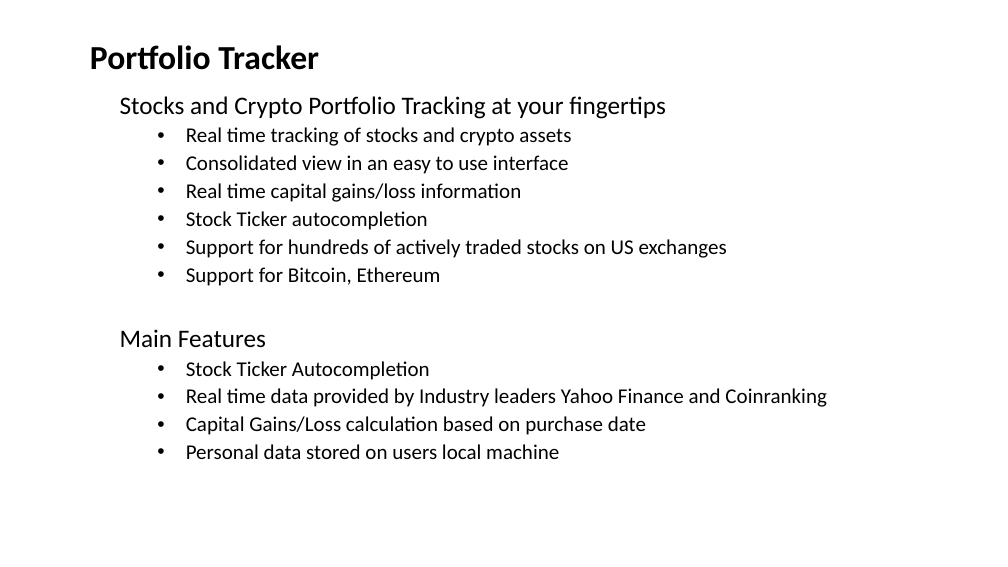
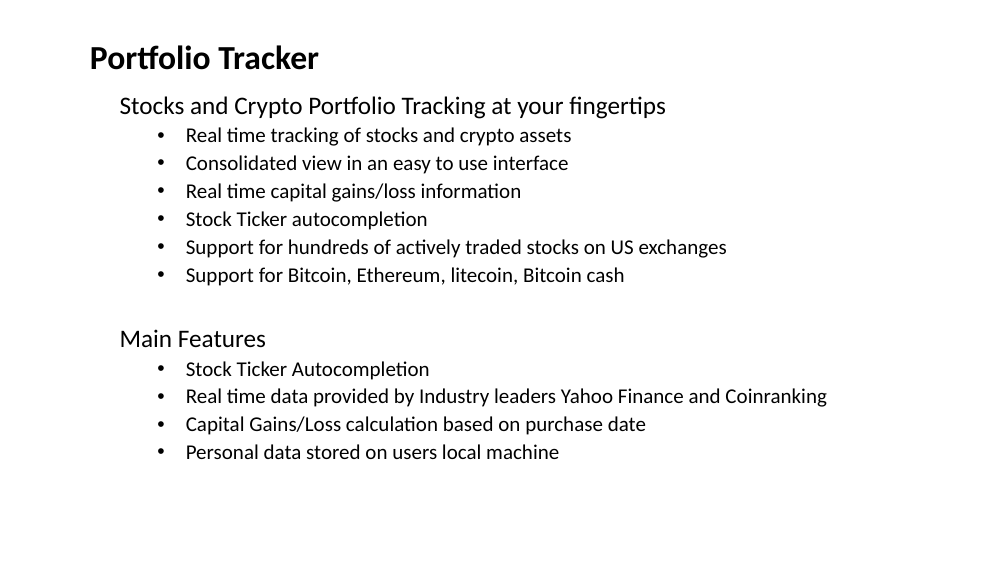
Before and after one commit to srikpv/GTBootCamp_Project1, a slide deck: slide 1 of project1.pptx. Drawn at 1008x567 pixels with LibreOffice and Linux fonts; fonts in the diff are those of the drawing. Boxes give left, top, right and bottom in pixels: in the first picture for what was removed or moved away, otherwise in the second. Text is boxed around its words. In the diff, an @@ line names an element or a change of style, - is before the commit and + after.

```diff
--- a/project1.pptx
+++ b/project1.pptx
@@ subtitle at box(186, 267, 625, 286): text changed @@
-  • Support for Bitcoin, Ethereum
+  • Support for Bitcoin, Ethereum, litecoin, Bitcoin cash
```
Also in this commit, not shown: 1 other slide changed, 1 slide added.
